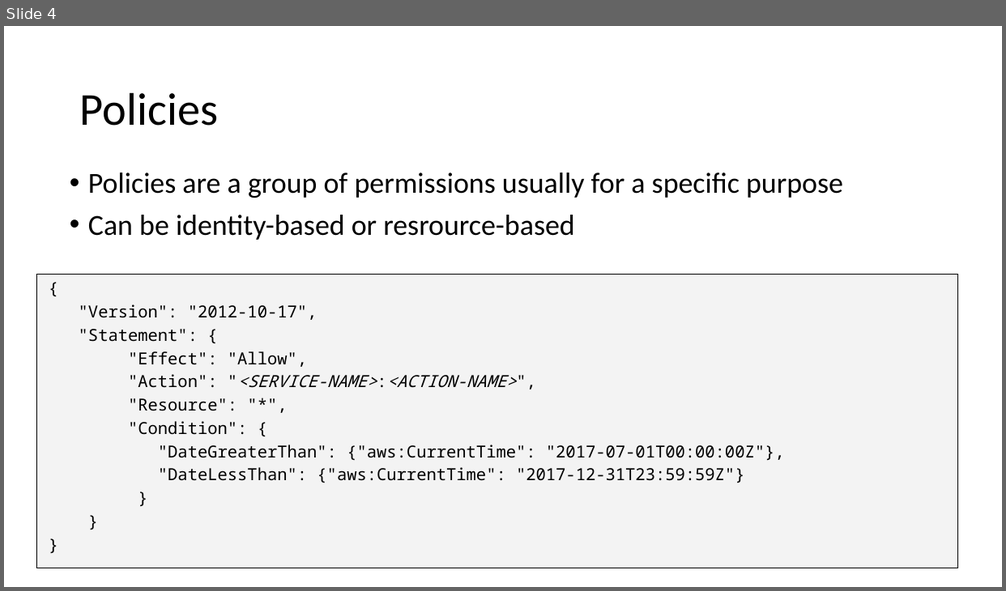
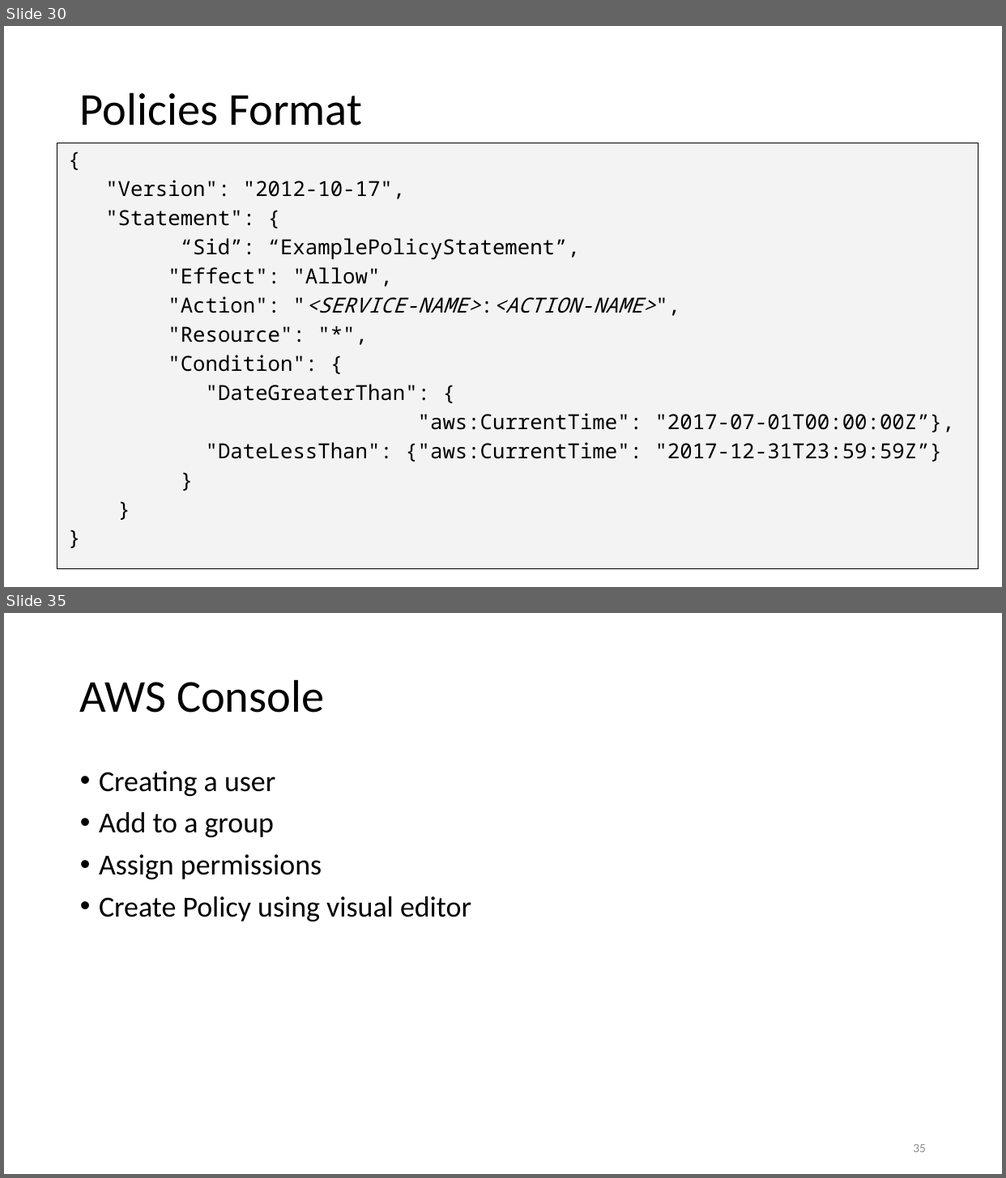
Before and after one commit to uwacsp/cits5503, a slide deck: Lectures/CITS5503LectureIAM.pptx. Shown one above the other, each under a label of ours: slide 4 before the commit, slides 30 and 35 after it; the slides between them are not shown. The pictures are 1006x591 and 1006x1178 pixels, drawn with LibreOffice and Linux fonts; fonts in the diff are those of the drawing. Boxes give left, top, right and bottom in pixels: in the first picture for what was removed or moved away, otherwise in the second. Text is boxed around its words. In the diff, an @@ line names an element or a change of style, - is before the commit and + after.

```diff
--- a/Lectures/CITS5503LectureIAM.pptx
+++ b/Lectures/CITS5503LectureIAM.pptx
@@ slide 35 added at (x1=4, y1=613, x2=1002, y2=1174), background #FFFFFF @@
@@ title added at (x1=80, y1=679, x2=324, y2=713), 44 pt, text #000000 @@
+AWS Console
@@ text added at (x1=99, y1=771, x2=471, y2=922), 28 pt, text #000000 @@
+• Creating a user
+• Add to a group
+• Assign permissions
+• Create Policy using visual editor
@@ page number added at (x1=913, y1=1144, x2=926, y2=1152), 12 pt, text #8C8C8C @@
+35
@@ what was slide 4 is now slide 30 @@
@@ slide 30 changed as well @@
@@ title at (x1=80, y1=92, x2=362, y2=126): text changed @@
-Policies
+Policies Format
@@ rectangle "{" resized from (x1=37, y1=275, x2=958, y2=568) to (x1=57, y1=143, x2=978, y2=569) @@
@@ text removed at (x1=88, y1=173, x2=843, y2=240) @@
-• Policies are a group of permissions usually for a specific purpose
-• Can be identity-based or resrource-based
@@ text in rectangle at (x1=105, y1=180, x2=655, y2=372): size 16 to 20 pt in "{", ""Version": "2012-10-17",", ""Statement": {", ""Effect": "Allow"," and 6 more places @@
@@ text in rectangle at (x1=181, y1=238, x2=580, y2=260): paragraph added @@
+    “Sid”: “ExamplePolicyStatement”,
@@ text in rectangle at (x1=206, y1=384, x2=955, y2=462): text changed; size 16 to 20 pt @@
-    "DateGreaterThan": {"aws:CurrentTime": "2017-07-01T00:00:00Z"},
-    "DateLessThan": {"aws:CurrentTime": "2017-12-31T23:59:59Z"}
+    "DateGreaterThan": {
+    "aws:CurrentTime": "2017-07-01T00:00:00Z”},
+    "DateLessThan": {"aws:CurrentTime": "2017-12-31T23:59:59Z”}
```
Also in this commit, not shown: 6 other slides changed, 11 other slides added, 3 other files.
